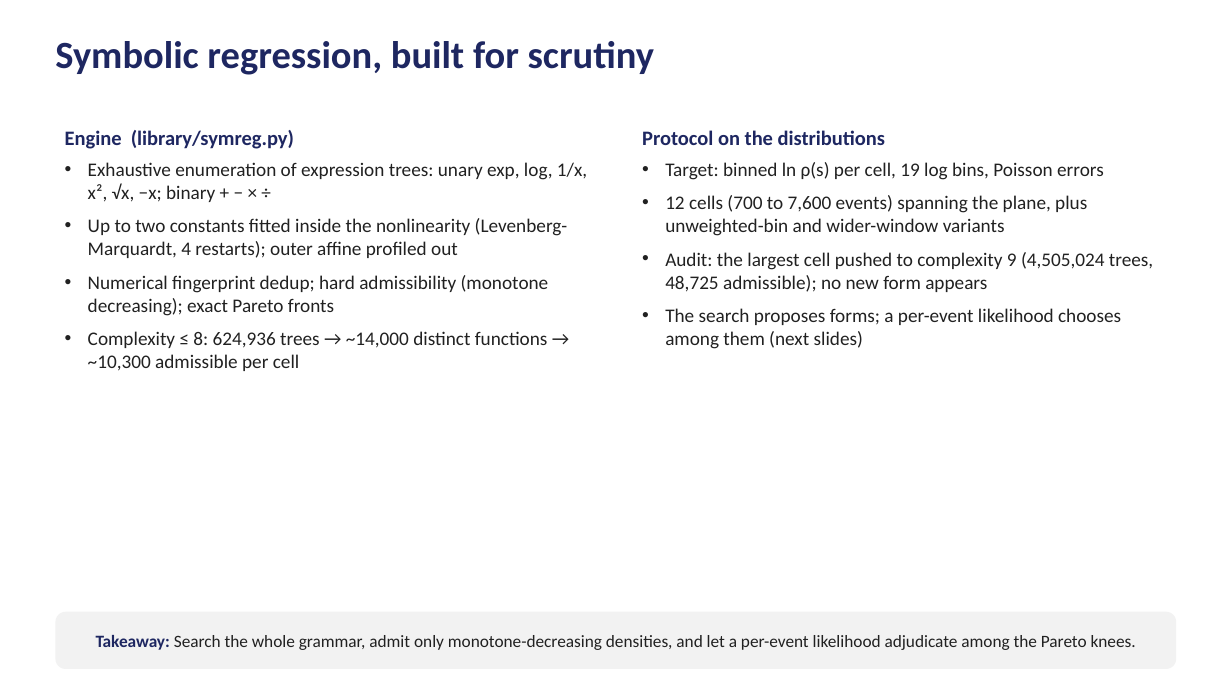
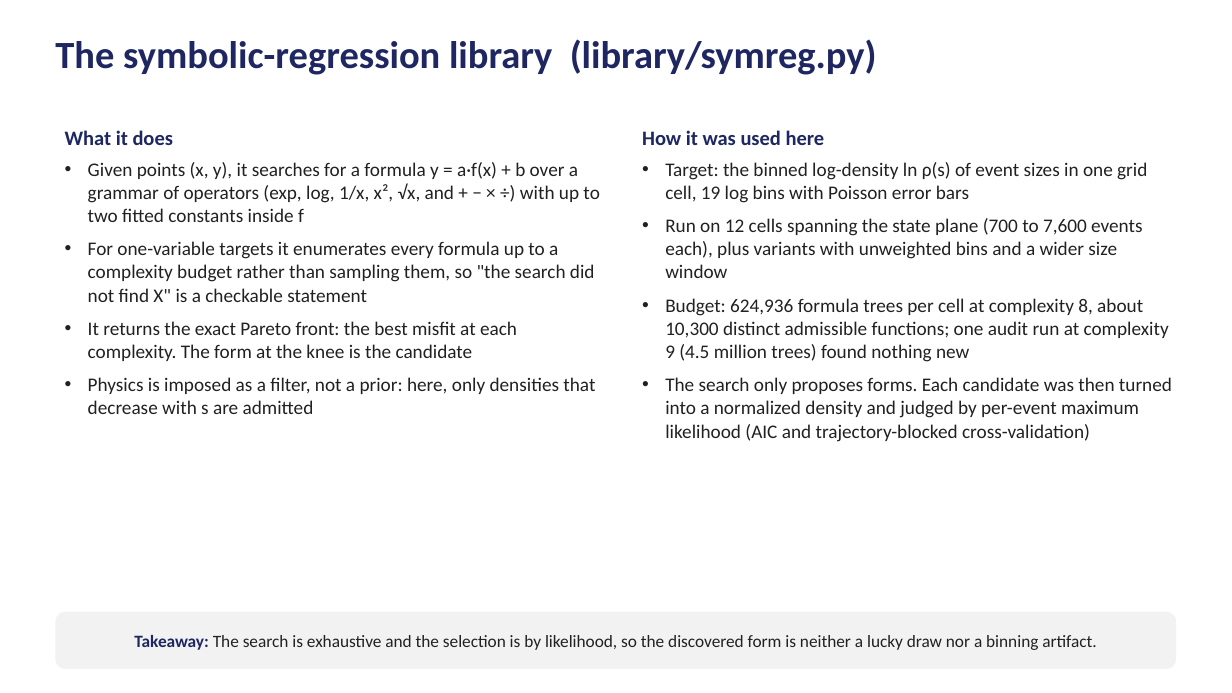
Before and after one commit to Samc73/SEEM, a slide deck: slide 3 of SEEM_project_deck.pptx (slide 4 before the commit). Drawn at 1232x693 pixels with LibreOffice and Linux fonts; fonts in the diff are those of the drawing. Boxes give left, top, right and bottom in pixels: in the first picture for what was removed or moved away, otherwise in the second. Text is boxed around its words. In the diff, an @@ line names an element or a change of style, - is before the commit and + after.

```diff
--- a/SEEM_project_deck.pptx
+++ b/SEEM_project_deck.pptx
@@ text at [55, 39, 877, 75]: text changed @@
-Symbolic regression, built for scrutiny
+The symbolic-regression library (library/symreg.py)
@@ text at [65, 130, 599, 414]: text changed @@
-Engine (library/symreg.py)
-• Exhaustive enumeration of expression trees: unary exp, log, 1/x, x², √x, −x; binary + − × ÷
-• Up to two constants fitted inside the nonlinearity (Levenberg-Marquardt, 4 restarts); outer affine profiled out
-• Numerical fingerprint dedup; hard admissibility (monotone decreasing); exact Pareto fronts
-• Complexity ≤ 8: 624,936 trees → ~14,000 distinct functions → ~10,300 admissible per cell
+What it does
+• Given points (x, y), it searches for a formula y = a·f(x) + b over a grammar of operators (exp, log, 1/x, x², √x, and + − × ÷) with up to two fitted constants inside f
+• For one-variable targets it enumerates every formula up to a complexity budget rather than sampling them, so "the search did not find X" is a checkable statement
+• It returns the exact Pareto front: the best misfit at each complexity. The form at the knee is the candidate
+• Physics is imposed as a filter, not a prior: here, only densities that decrease with s are admitted
@@ text at [642, 130, 1172, 442]: text changed @@
-Protocol on the distributions
-• Target: binned ln ρ(s) per cell, 19 log bins, Poisson errors
-• 12 cells (700 to 7,600 events) spanning the plane, plus unweighted-bin and wider-window variants
-• Audit: the largest cell pushed to complexity 9 (4,505,024 trees, 48,725 admissible); no new form appears
-• The search proposes forms; a per-event likelihood chooses among them (next slides)
+How it was used here
+• Target: the binned log-density ln ρ(s) of event sizes in one grid cell, 19 log bins with Poisson error bars
+• Run on 12 cells spanning the state plane (700 to 7,600 events each), plus variants with unweighted bins and a wider size window
+• Budget: 624,936 formula trees per cell at complexity 8, about 10,300 distinct admissible functions; one audit run at complexity 9 (4.5 million trees) found nothing new
+• The search only proposes forms. Each candidate was then turned into a normalized density and judged by per-event maximum likelihood (AIC and trajectory-blocked cross-validation)
@@ text in rounded rectangle at [134, 635, 1096, 650]: text changed @@
-Takeaway: Search the whole grammar, admit only monotone-decreasing densities, and let a per-event likelihood adjudicate among the Pareto knees.
+Takeaway: The search is exhaustive and the selection is by likelihood, so the discovered form is neither a lucky draw nor a binning artifact.
```
Also in this commit, not shown: 6 other slides changed, 3 slides added, 13 slides removed, 2 other files.
